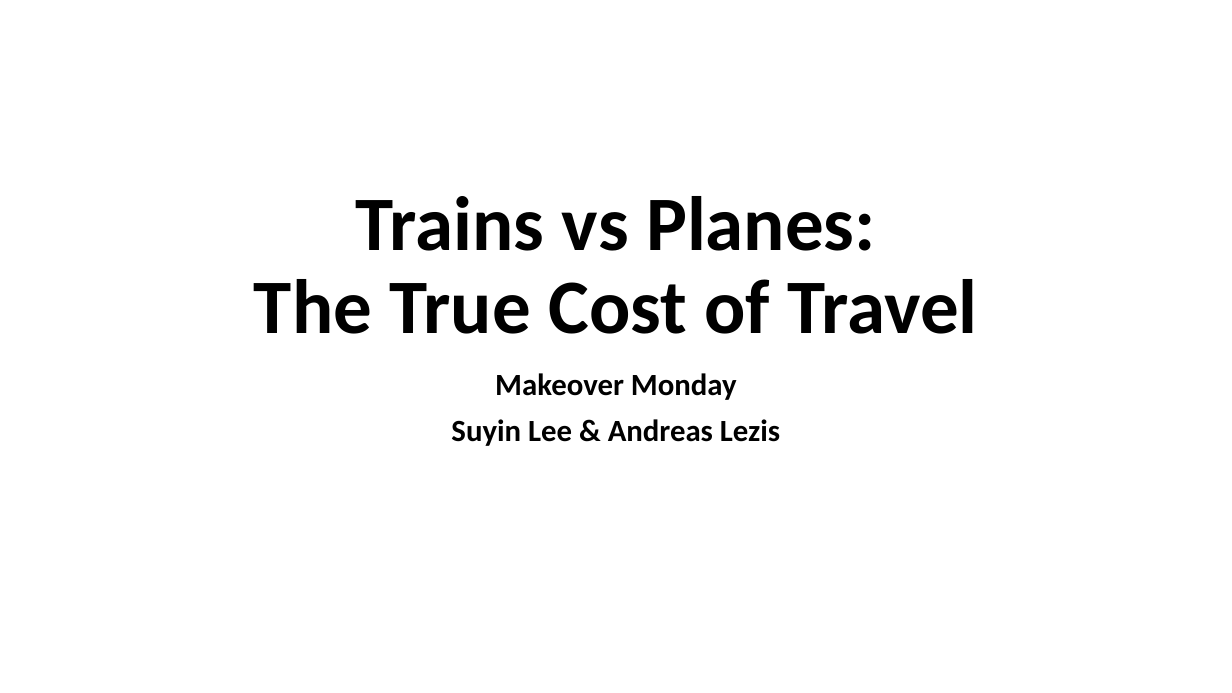
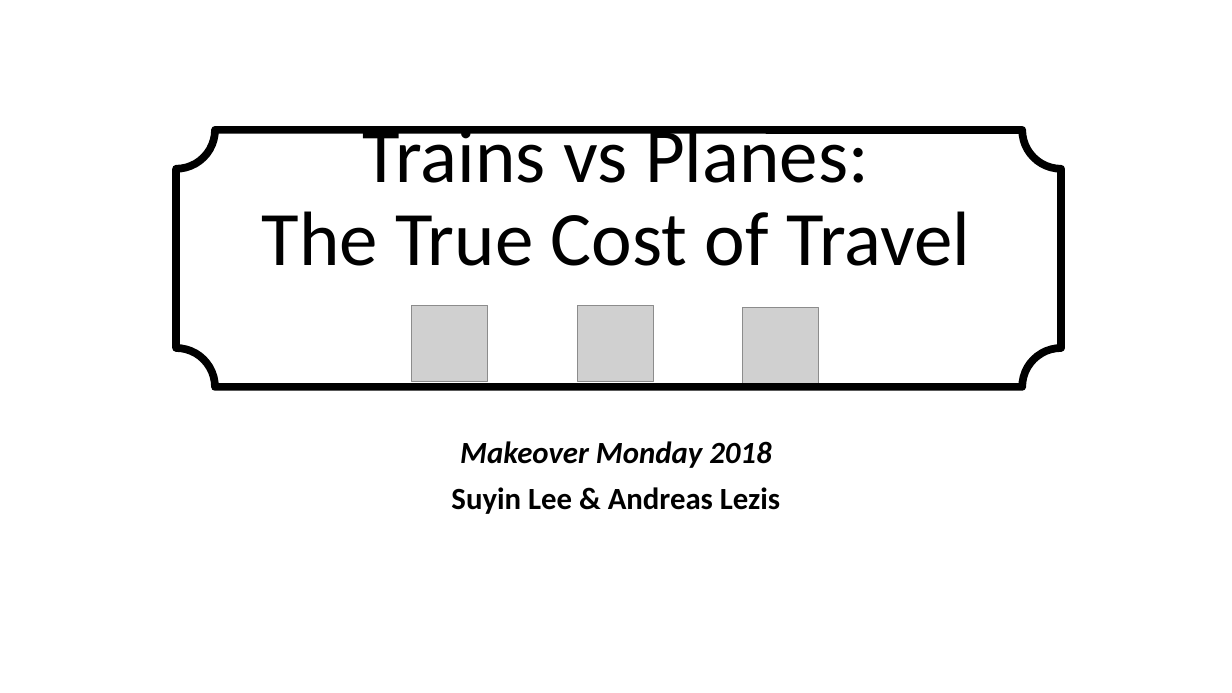
Before and after one commit to suyinlee23/MakeOverMonday_MAT_8790_LeazisLee, a slide deck: slide 1 of Trains vs Planes.pptx. Drawn at 1232x693 pixels with LibreOffice and Linux fonts; fonts in the diff are those of the drawing; grey boxes stand for pictures; background and template pictures are left out. Boxes give left, top, right and bottom in pixels: in the first picture for what was removed or moved away, otherwise in the second. Text is boxed around its words. In the diff, an @@ line names an element or a change of style, - is before the commit and + after.

Commit message:
Trains vs Planes v2 SLEdits

```diff
--- a/Trains vs Planes.pptx
+++ b/Trains vs Planes.pptx
@@ title "Trains vs Planes: The True ..." resized from (x1=254, y1=196, x2=977, y2=334) to (x1=154, y1=111, x2=1079, y2=409) @@
@@ title "Trains vs Planes: The True ..." at (x1=154, y1=111, x2=1079, y2=409): bold off; vertical alignment bottom to top; fill none to #FFFFFF at 82% opacity @@
@@ plaque added at (x1=177, y1=130, x2=1062, y2=387), outline #000000 6 pt @@
@@ picture added at (x1=412, y1=305, x2=488, y2=381) @@
@@ picture added at (x1=579, y1=305, x2=654, y2=381) @@
@@ picture added at (x1=743, y1=308, x2=819, y2=384) @@
@@ subtitle "Makeover Monday 2018" moved from (x1=451, y1=373, x2=780, y2=446) to (x1=451, y1=441, x2=780, y2=514) @@
@@ subtitle at (x1=460, y1=441, x2=771, y2=468): text changed; italic on @@
-Makeover Monday
+Makeover Monday 2018
```
Also in this commit, not shown: 7 other slides changed, 5 slides added, 4 slides removed.
